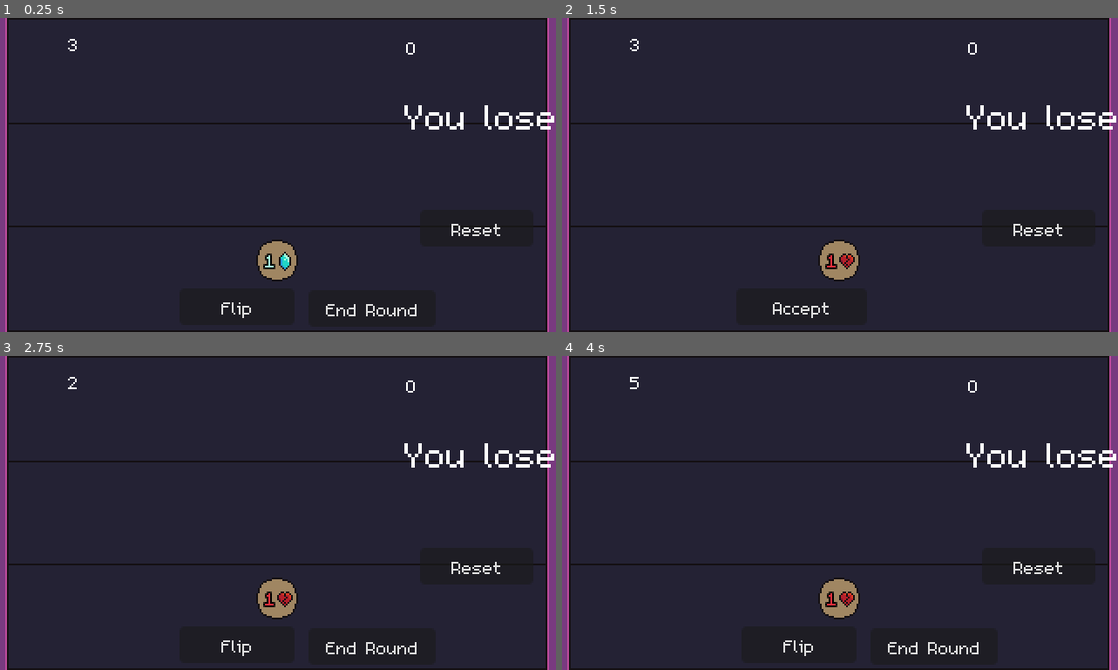
Above: before the commit, frames 1-4 (two rows, left to right).
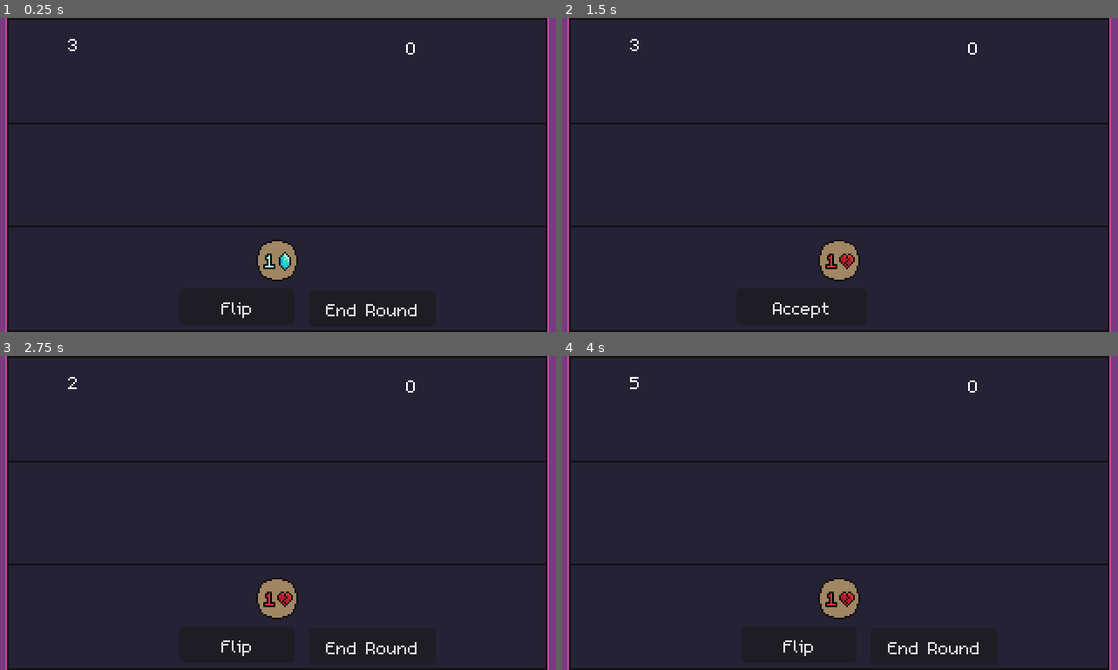
Above: after the commit, the same moments.

Repository: bdunko/Charon-s-Obol
Game: Godot game, scene res://main.tscn
Two runs of this game, one before a commit and one after it. Both use one fixed random seed, a clock stepped at 60 frames per second and the inputs below.
Inputs (mouse positions are in pixels of both pictures, inside the frame that each line leads up to):
- Up to frame 1 (0.25 s): no input
- Up to frame 2 (1.5 s): click (1040, 228) at 0.5 s, where only the run before the commit has a clickable "Reset"; click "Flip" at 1.25 s
- Up to frame 3 (2.75 s): click "Accept" at 2 s
- Up to frame 4 (4 s): click "End Round" at 2.75 s; click "Accept" at 3.5 s

The runs differ from the first frame. In frame 1, 0.7% of the frame differs, in the area x 72-100%, y 27-70%; in frame 2, 0.7%; in frame 3, 0.7%; in frame 4, 0.7%.

Commit message:
Imported tooltips; created textbox for dialogue

Diff:
--- a/coin.gd
+++ b/coin.gd
@@ -160,6 +160,8 @@
 	update_coin_text()
 
 func _on_clickable_area_input_event(_viewport, event, _shape_idx):
+	UITooltip.create(self, "Hello world!", get_global_mouse_position(), get_tree().root)
+
 	if event is InputEventMouseButton:
 		if event.button_index == MOUSE_BUTTON_LEFT:
 			if event.pressed:
--- a/main.gd
+++ b/main.gd
@@ -15,13 +15,16 @@
 
 	assert(_RESET_BUTTON)
 
-	Global.state_changed.connect(_on_game_end)
+	Global.state_changed.connect(_on_state_changed)
 
 	_on_reset_button_pressed()
 
 func _on_state_changed() -> void:
 	if Global.state == Global.State.GAME_OVER:
 		_on_game_end()
+	else:
+		_RESULT_LABEL.hide()
+		_RESET_BUTTON.hide()
 
 func _on_game_end() -> void:
 	var victory = Global.coin_value >= Global.GOAL_COIN_VALUE
--- a/main.tscn
+++ b/main.tscn
@@ -56,15 +56,6 @@
 text = "End Round"
 script = ExtResource("5_hbpym")
 
-[node name="ResetButton" type="Button" parent="UI"]
-visible = false
-texture_filter = 1
-offset_left = 242.0
-offset_top = 110.0
-offset_right = 307.0
-offset_bottom = 131.0
-text = "Reset"
-
 [node name="ArrowsButton" type="Button" parent="UI"]
 texture_filter = 1
 offset_left = 20.0
@@ -94,6 +85,7 @@
 script = ExtResource("4_cmijk")
 
 [node name="PowerLabel" type="Label" parent="UI"]
+visible = false
 texture_filter = 1
 offset_left = 5.0
 offset_top = 31.0
@@ -104,18 +96,28 @@
 horizontal_alignment = 1
 script = ExtResource("10_aytg2")
 
+[node name="ResetButton" type="Button" parent="UI"]
+visible = false
+texture_filter = 1
+offset_left = 127.0
+offset_top = 48.0
+offset_right = 192.0
+offset_bottom = 69.0
+text = "Reset"
+
 [node name="ResultLabel" type="Label" parent="UI"]
 visible = false
 texture_filter = 1
-offset_left = 233.0
-offset_top = 42.0
-offset_right = 317.0
-offset_bottom = 71.0
+offset_left = 118.0
+offset_top = 16.0
+offset_right = 202.0
+offset_bottom = 45.0
 theme_override_font_sizes/font_size = 32
 text = "You win!"
 horizontal_alignment = 1
 
 [node name="WarningLabel" type="Label" parent="UI"]
+visible = false
 texture_filter = 1
 offset_left = -76.0
 offset_top = 13.0
--- /dev/null
+++ b/textbox.gd
@@ -0,0 +1,9 @@
+extends MarginContainer
+
+@onready var _TEXT = $TextMargin/Text
+
+func _ready():
+	assert(_TEXT)
+
+func set_text(str: String) -> void:
+	_TEXT.text = str
--- /dev/null
+++ b/textbox.tscn
@@ -0,0 +1,44 @@
+[gd_scene load_steps=4 format=3 uid="uid://bedblkbwue803"]
+
+[ext_resource type="Theme" uid="uid://b2hp2gvhqs2ao" path="res://tooltip/tooltip.tres" id="1_sj8u6"]
+[ext_resource type="Script" path="res://textbox.gd" id="2_pt1s1"]
+[ext_resource type="Texture2D" uid="uid://bjtwxurn0rt6m" path="res://assets/ninepatch/player_dialogue_9patch.png" id="3_llca4"]
+
+[node name="Textbox" type="MarginContainer"]
+z_index = 4000
+offset_right = 24.0
+offset_bottom = 21.0
+mouse_filter = 2
+theme = ExtResource("1_sj8u6")
+script = ExtResource("2_pt1s1")
+
+[node name="NinePatchRect" type="NinePatchRect" parent="."]
+layout_mode = 2
+texture = ExtResource("3_llca4")
+patch_margin_left = 1
+patch_margin_top = 1
+patch_margin_right = 1
+patch_margin_bottom = 1
+
+[node name="TextMargin" type="MarginContainer" parent="."]
+layout_mode = 2
+size_flags_horizontal = 0
+mouse_filter = 2
+theme_override_constants/margin_left = 5
+theme_override_constants/margin_top = 3
+theme_override_constants/margin_right = 4
+theme_override_constants/margin_bottom = 5
+
+[node name="Text" type="RichTextLabel" parent="TextMargin"]
+texture_filter = 1
+clip_contents = false
+layout_mode = 2
+size_flags_horizontal = 0
+mouse_filter = 2
+theme = ExtResource("1_sj8u6")
+bbcode_enabled = true
+text = "jdf"
+fit_content = true
+scroll_active = false
+autowrap_mode = 0
+shortcut_keys_enabled = false
--- /dev/null
+++ b/tooltip/tooltip.gd
@@ -0,0 +1,136 @@
+class_name UITooltip
+extends MarginContainer
+
+static var _TOOLTIP_SCENE = preload("res://tooltip/tooltip.tscn")
+static var _ENABLED := true
+static var _ALL_TOOLTIPS: Array[UITooltip] = []
+
+# offset of the tooltip from the mouse
+const _TOOLTIP_OFFSET := Vector2(3, 5)
+
+# maximum width of a tooltip - note that tooltips can exceed this,
+# but this is around where they will cap.
+const _MAX_WIDTH_THRESHOLD := 130
+
+const _FORMAT := "[center]%s[/center]"
+
+static func enable_tooltips():
+	_ENABLED = true
+	for tooltip in _ALL_TOOLTIPS:
+		tooltip.visible = true
+
+static func disable_tooltips():
+	_ENABLED = false
+	for tooltip in _ALL_TOOLTIPS:
+		tooltip.visible = false
+
+static func clear_tooltips():
+	for tooltip in _ALL_TOOLTIPS:
+		tooltip.queue_free() #not sure this is safe; keep an eye on this
+	_ALL_TOOLTIPS.clear()
+
+var source_control: Control
+
+# call as: UITooltip.create(self, "tooltip txt", get_global_mouse_position(), get_tree().root)
+# unfortunately this is a static function so it cannot call the last two parameters itself
+# NOTE - Tooltips created by this function are automatically destroyed.
+static func create(source: Control, text: String, global_mouse_position: Vector2, scene_root: Node) -> void:
+	var tooltip: UITooltip = create_manual(source, text, global_mouse_position, scene_root)
+	tooltip.source_control.mouse_exited.connect(tooltip.destroy_tooltip) # add a connect destroying this when mouse exits parent
+	tooltip.source_control.tree_exiting.connect(tooltip.destroy_tooltip) # destroy tooltip when parent exits tree (ie parent is deleted)
+
+# call as UITooltip.create(self, "tooltip txt", get_global_mouse_position(), get_tree().root)
+# NOTE - Tooltips created in this way must be manually deleted with destroy_tooltip.
+static func create_manual(source: Control, text: String, global_mouse_position: Vector2, scene_root: Node) -> UITooltip:
+	var tooltip: UITooltip = _TOOLTIP_SCENE.instantiate()
+	assert(tooltip.get_child_count())
+
+	tooltip.source_control = source
+
+	var label: RichTextLabel = tooltip.find_child("TextMargin").find_child("TooltipText")
+
+	# replace img tags with a single letter to help space them
+	# (for now, only works with small images)
+	var text_no_tags = text
+	while text_no_tags.find("[img]") != -1:
+		var img_start = text_no_tags.find("[img]")
+		var img_end = text_no_tags.find("[/img]")
+		text_no_tags = text_no_tags.erase(text_no_tags.find("[img]"), img_end - img_start + 6)
+		text_no_tags = text_no_tags.insert(img_start, "XX")
+
+	# note - tags like bold will not work yet; need smarter handling RIGHT HERE if desired
+	# see https://github.com/godotengine/godot-proposals/issues/5056 comments for a handler
+
+	var font = tooltip.get_theme().get_default_font()
+	var font_size = tooltip.get_theme().get_default_font_size()
+
+	# the text does not contain \n, automatically break the text and format a nice tooltip.
+	if not text_no_tags.contains("\n"):
+		# calculate a reasonable tooltip size
+		# basically, add words one at a time until we exceed the threshold. that's the length we want.
+		# this fanciness guarantees that the first line in the tooltip is the longest, which looks nice
+		var words = text_no_tags.split(" ", false)
+		var first_line = ""
+		for word in words:
+			var text_length := font.get_string_size(first_line, HORIZONTAL_ALIGNMENT_LEFT, -1, font_size).x
+			if text_length > _MAX_WIDTH_THRESHOLD:
+				break
+			first_line += word + " "
+
+		label.custom_minimum_size.x = font.get_string_size(first_line, HORIZONTAL_ALIGNMENT_LEFT, -1, font_size).x
+	# otherwise set the tooltip size based on the longest line
+	else:
+		var longest_line_size = -1
+		for line in text_no_tags.split("\n"):
+			var line_size = tooltip.get_theme().get_default_font().get_string_size(line).x
+			if line_size > longest_line_size:
+				longest_line_size = line_size
+		label.custom_minimum_size.x = longest_line_size
+
+	label.text = _FORMAT % text
+
+	tooltip.position = global_mouse_position + _TOOLTIP_OFFSET
+	scene_root.add_child(tooltip)
+	_ALL_TOOLTIPS.append(tooltip)
+
+	tooltip._force_position_onto_screen()
+
+	# set initial visibility based on if tooltips are enabled
+	tooltip.visible = _ENABLED
+
+	return tooltip
+
+func _process(delta):
+	var mouse_position = get_global_mouse_position()
+	if not Rect2(source_control.global_position, source_control.size).has_point(mouse_position):
+		destroy_tooltip() # if the source_control has moved away from mouse, destroy the tooltip
+	position = Vector2(int(mouse_position.x), int(mouse_position.y)) + _TOOLTIP_OFFSET
+	_force_position_onto_screen()
+
+# force the tooltip to be within the screen boundaries and not overlapping the mouse
+func _force_position_onto_screen():
+	# update position based on mouse position and screen position
+	var mouse_position = get_global_mouse_position()
+	var viewport_rect = get_viewport_rect()
+
+	# if we are off the right of the screen, move left until that's no longer the case.
+	while position.x + size.x > viewport_rect.size.x:
+		position.x -= 1
+
+	# if we are off the bottom of the screen, move up until that's no longer the case.
+	while position.y + size.y > viewport_rect.size.y:
+		position.y -= 1
+
+	# but now we might be overlapping the mouse, so continue moving up until we aren't.
+	var shifted := false
+	while get_rect().has_point(mouse_position):
+		shifted = true
+		position.y -= 1
+
+	if shifted: # if we had to shift back up, go a bit more to match the same offset as normal
+		position.y -= _TOOLTIP_OFFSET.y
+
+func destroy_tooltip():
+	assert(is_instance_valid(self), "This tooltip has already been destroyed?")
+	_ALL_TOOLTIPS.erase(self)
+	queue_free()
--- /dev/null
+++ b/tooltip/tooltip.tres
@@ -0,0 +1,9 @@
+[gd_resource type="Theme" load_steps=2 format=3 uid="uid://b2hp2gvhqs2ao"]
+
+[ext_resource type="FontFile" uid="uid://bd2gns5j8fooy" path="res://assets/m5x7.ttf" id="1_6ru3p"]
+
+[resource]
+default_font = ExtResource("1_6ru3p")
+default_font_size = 16
+RichTextLabel/font_sizes/normal_font_size = 16
+RichTextLabel/fonts/normal_font = ExtResource("1_6ru3p")
--- /dev/null
+++ b/tooltip/tooltip.tscn
@@ -0,0 +1,44 @@
+[gd_scene load_steps=4 format=3 uid="uid://dm5532uugr1ym"]
+
+[ext_resource type="Theme" uid="uid://b2hp2gvhqs2ao" path="res://tooltip/tooltip.tres" id="1_cht1v"]
+[ext_resource type="Script" path="res://tooltip/tooltip.gd" id="2_cgw3r"]
+[ext_resource type="Texture2D" uid="uid://bjtwxurn0rt6m" path="res://assets/ninepatch/player_dialogue_9patch.png" id="3_jm1lg"]
+
+[node name="Tooltip" type="MarginContainer"]
+z_index = 4000
+offset_right = 20.0
+offset_bottom = 16.0
+mouse_filter = 2
+theme = ExtResource("1_cht1v")
+theme_override_constants/margin_right = 10
+theme_override_constants/margin_bottom = 8
+script = ExtResource("2_cgw3r")
+
+[node name="NinePatchRect" type="NinePatchRect" parent="."]
+layout_mode = 2
+texture = ExtResource("3_jm1lg")
+patch_margin_left = 1
+patch_margin_top = 1
+patch_margin_right = 1
+patch_margin_bottom = 1
+
+[node name="TextMargin" type="MarginContainer" parent="."]
+layout_mode = 2
+size_flags_horizontal = 4
+size_flags_vertical = 4
+mouse_filter = 2
+theme_override_constants/margin_left = 5
+theme_override_constants/margin_top = 3
+theme_override_constants/margin_right = 4
+theme_override_constants/margin_bottom = 5
+
+[node name="TooltipText" type="RichTextLabel" parent="TextMargin"]
+texture_filter = 1
+clip_contents = false
+layout_mode = 2
+mouse_filter = 2
+theme = ExtResource("1_cht1v")
+bbcode_enabled = true
+fit_content = true
+scroll_active = false
+shortcut_keys_enabled = false
Not shown: 1 places in main.tscn that only renumber resources
